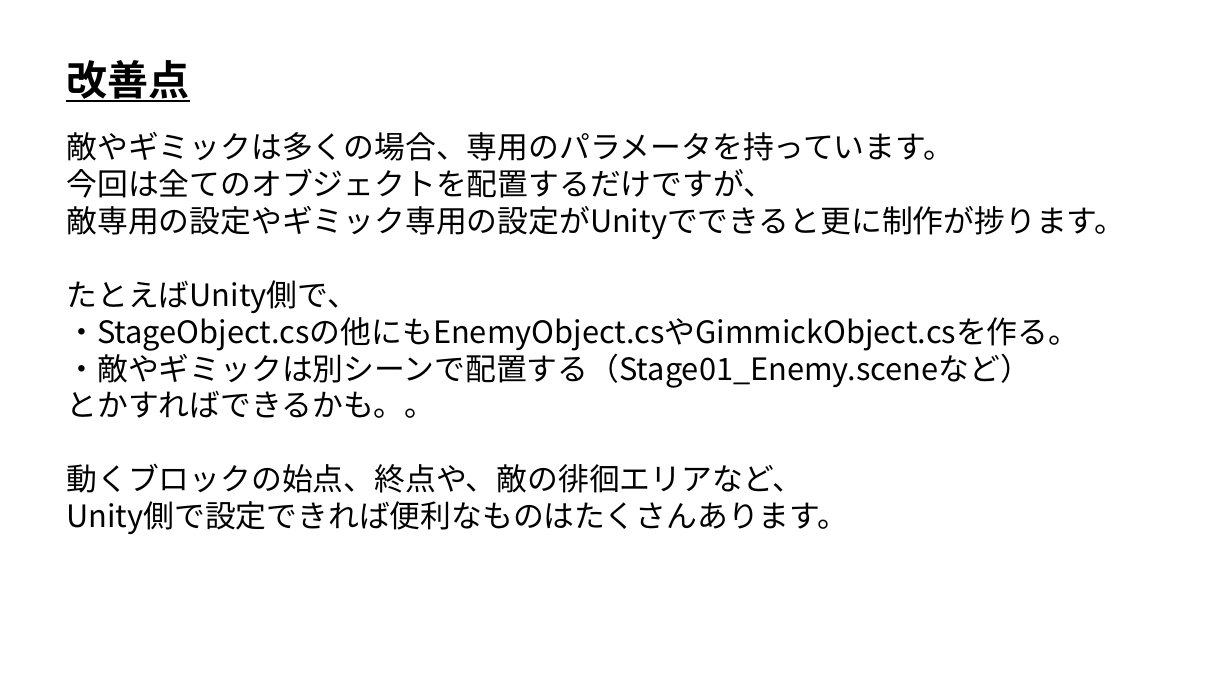
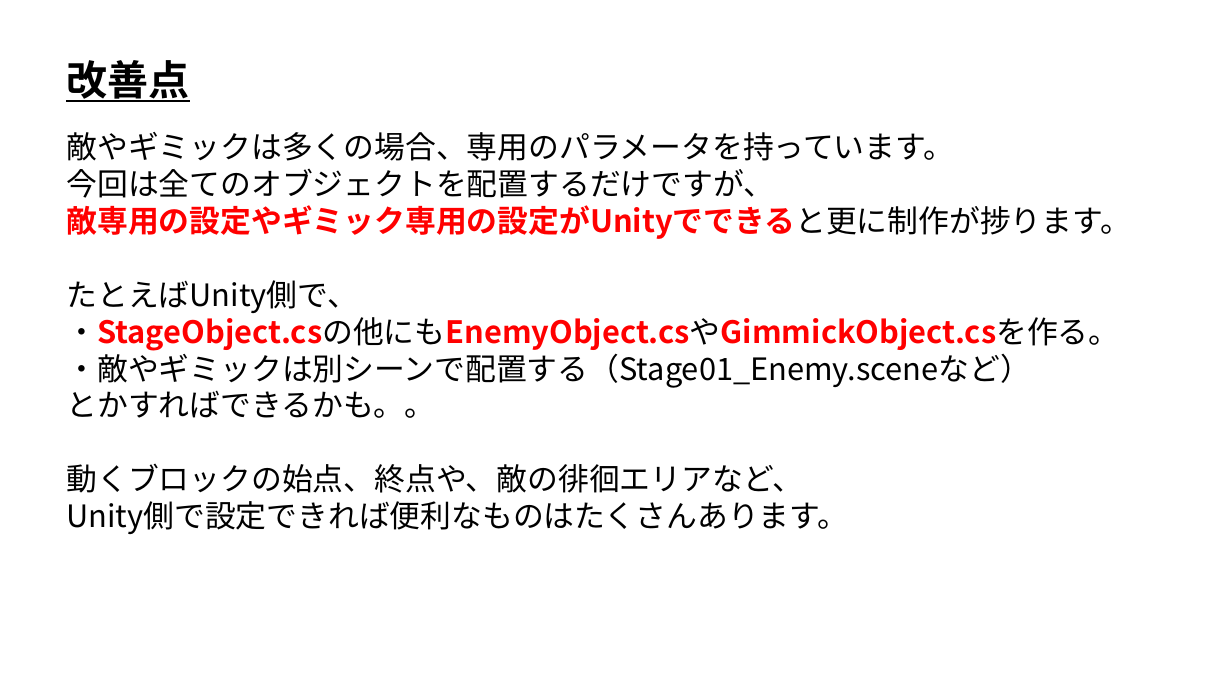
Before and after one commit to ArakiYusuke-Ohara/Textbook, a slide deck: slide 48 of ゲーム科2年/00_前期/ゲーム開発Ⅱ/01_Unityでステージエディタ.pptx. Drawn at 1232x693 pixels with LibreOffice and Linux fonts; fonts in the diff are those of the drawing. Boxes give left, top, right and bottom in pixels: in the first picture for what was removed or moved away, otherwise in the second. Text is boxed around its words. In the diff, an @@ line names an element or a change of style, - is before the commit and + after.

```diff
--- a/ゲーム科2年/00_前期/ゲーム開発Ⅱ/01_Unityでステージエディタ.pptx
+++ b/ゲーム科2年/00_前期/ゲーム開発Ⅱ/01_Unityでステージエディタ.pptx
@@ text at [66,205,1131,351]: text colour #000000 to #FF0000, bold on in "敵専用の設定やギミック専用の設定がUnityでできると更に制作が捗ります。", "・StageObject.csの他にもEnemyObject.csやGimmickObject.csを作る。" @@
```
Also in this commit, not shown: 4 other files.
